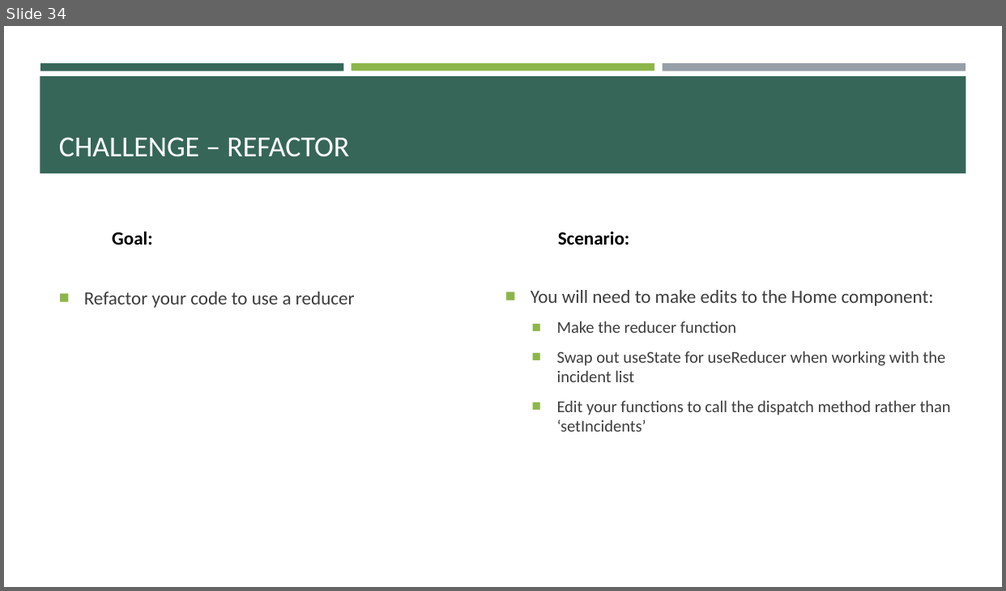
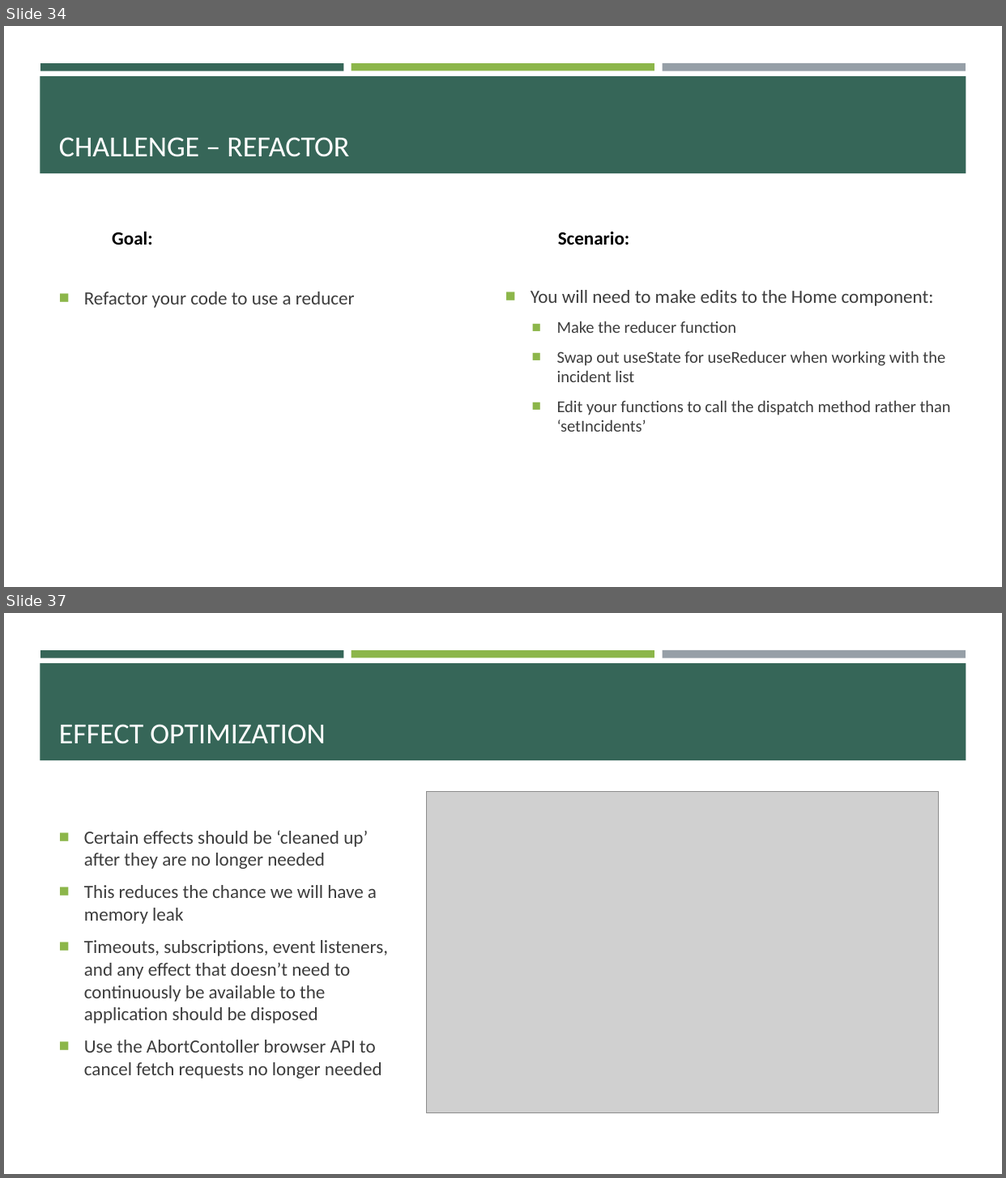
Before and after one commit to e-m-wilson/SNOW, a slide deck: Week_2/React.pptx. Shown one above the other, each under a label of ours: slide 34 before the commit, slides 34 and 37 after it; the slides between them are not shown. The pictures are 1006x591 and 1006x1178 pixels, drawn with LibreOffice and Linux fonts; fonts in the diff are those of the drawing; grey boxes stand for pictures. Boxes give left, top, right and bottom in pixels: in the first picture for what was removed or moved away, otherwise in the second. Text is boxed around its words. In the diff, an @@ line names an element or a change of style, - is before the commit and + after.

```diff
--- a/Week_2/React.pptx
+++ b/Week_2/React.pptx
@@ slide 37 added at <box>4,613,1002,1174</box>, background #FFFFFF; not listed: 4 template elements that a slide beside it also shows @@
@@ title added at <box>59,724,325,744</box>, 28 pt, text #FFFFFF @@
+EFFECT OPTIMIZATION
@@ picture added at <box>426,791,938,1113</box> @@
@@ text added at <box>84,830,388,1079</box>, 18 pt, text #3D3D3D @@
+■ Certain effects should be ‘cleaned up’ after they are no longer needed
+■ This reduces the chance we will have a memory leak
+■ Timeouts, subscriptions, event listeners, and any effect that doesn’t need to continuously be available to the application should be disposed
+■ Use the AbortContoller browser API to cancel fetch requests no longer needed
```
Also in this commit, not shown: 5 slides changed, 8 other slides added.
